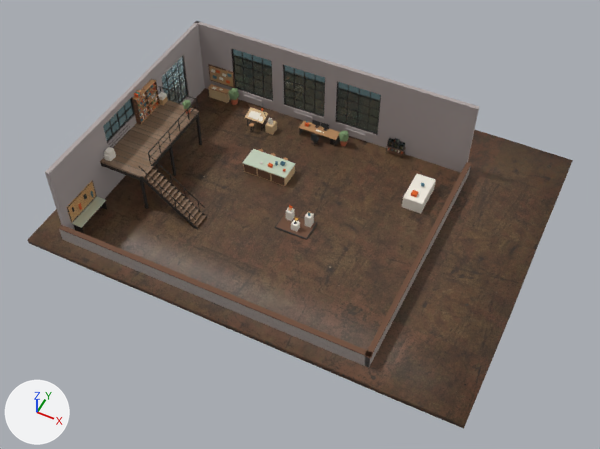
Before and after pictures for a commit that changed the Blender file Assets/_Portfolio/Art/Models/Workshop.blend.
One viewpoint serves both versions: a 50 mm camera at (20.9, -36.0, 41.8) aimed at (4.9, -4.0, 1.8). Lighting does not change. The marker at lower left points along +X, +Y and +Z. The picture after the commit comes second.

Objects in the first picture: 'CareerBookshelf', 'ComputerDesk', 'CutawayWalls', 'Floor', 'GalleryDeck', 'Mezzanine', 'Props.002', 'Props.003', 'Showcase', 'Walls', 'Windows', 'Workbench' and 5 more.
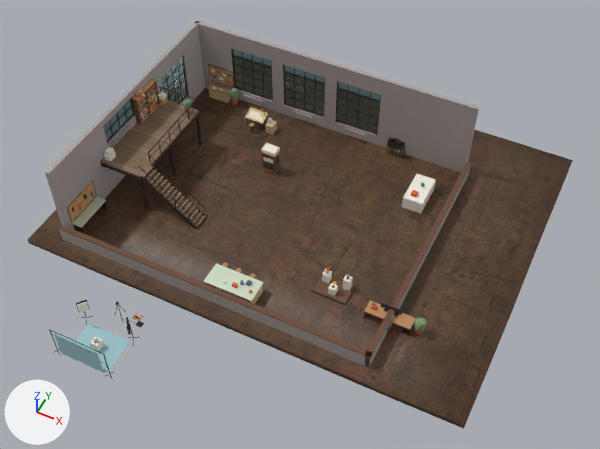
ob_st_projects is not drawn itself; it is the parent of ob_st_projects_approach, ob_workbench.
ob_st_games is not drawn itself; it is the parent of ob_st_games_approach, ob_computerdesk.

Location of each change, (x1, y1, x2, y2) in pixels of the pictures (600 x 449 px):
'Workbench', moved: before (242, 149, 296, 186); after (203, 263, 264, 304)
'PhotoStudio', added (cyan): after (49, 300, 144, 380)
    faces in mat_m_backdrop (cyan #9dc3c9): (52, 323, 130, 373)
    faces in mat_m_steel (black #2b2622): (49, 300, 144, 380)
    faces in mat_m_cabinetwhite (white #f1ebdf): (90, 337, 104, 351)
'Showcase', moved: before (275, 205, 317, 240); after (311, 267, 356, 305)
'ComputerDesk', moved: before (299, 120, 349, 146); after (364, 301, 427, 336)
'FortuneMachine', added: after (261, 143, 280, 175)
    faces in mat_m_machinesteel (dark grey #4a4542): (262, 153, 280, 175)
    faces in mat_m_paper (white #efe9dc): (261, 143, 280, 164)

The edits, one by one:
Material 'M_MachineSteel' (mat_m_machinesteel) is new.
Its base color is (0.0685, 0.0595, 0.0545) (dark grey #4a4542).
Material 'M_Rubber' (mat_m_rubber) is new.
Its base color is (0.0423, 0.0356, 0.0331) (dark grey #3a3533).
Its roughness is 0.9.
Material 'M_Softbox' (mat_m_softbox) is new.
Its base color is (0.965, 0.922, 0.823) (white #fbf6ea).
Its roughness is 0.9.
Material 'M_Backdrop' (mat_m_backdrop) is new.
Its base color is (0.337, 0.546, 0.584) (cyan #9dc3c9).
Its roughness is 0.9.
Mesh me_fortunemachine is new.
It has 204 vertices, 186 faces and spans x -0.53..0.7, y -0.42..0.38, z 0.0..2.12.
Faces by material slot: [12, 24, 124, 6, 20].
It uses material mat_m_machinesteel (dark grey #4a4542).
It uses material mat_m_paper (white #efe9dc).
It uses material mat_m_accent (orange #e2611f).
It uses material mat_m_brass (orange #b8924a).
It uses material mat_m_steel (black #2b2622).
Mesh me_photostudio is new.
It has 480 vertices, 332 faces and spans x -2.15..2.15, y -2.36..2.04, z -0.01..2.4.
It uses material mat_m_steel (black #2b2622).
It uses material mat_m_backdrop (cyan #9dc3c9).
It uses material mat_m_cabinetwhite (white #f1ebdf).
It uses material mat_m_cork (brown #c29a6b).
It uses material mat_m_screen (dark grey #2f3437).
It uses material mat_m_softbox (white #fbf6ea).
It uses material mat_m_wood (its picture is missing).
It uses material mat_m_aluminium (grey #b9b4ac).
It uses material mat_m_rubber (dark grey #3a3533).
Object 'ST_Projects' (ob_st_projects) moves from (0.0, 0.9, 0.0) to (1.5, -4.265, 0.0).
Object 'Workbench' (ob_workbench) moves from (0.0, 0.0, 0.0) to (1.5, -5.165, 0.0).
Object 'ST_Games' (ob_st_games) moves from (1.6, 5.85, 0.0) to (7.095, -0.707, 0.0).
Object 'ComputerDesk' (ob_computerdesk) moves from (0.0, 0.0, 0.0) to (5.495, -6.557, 0.0).
Object 'Showcase' (ob_showcase) moves from (4.0, -2.8, 0.0) to (8.5, -6.5, 0.0).
Object 'FortuneMachine' (ob_fortunemachine) is new; it shows me_fortunemachine.
Its location is (0.0, 1.2, 0.0).
Object 'PhotoStudio' (ob_photostudio) is new; it shows me_photostudio.
Its parent is ob_workshop.
Its location is (-2.211, -16.2, 0.00632).
Its rotation in degrees is (0, 0, -179).
